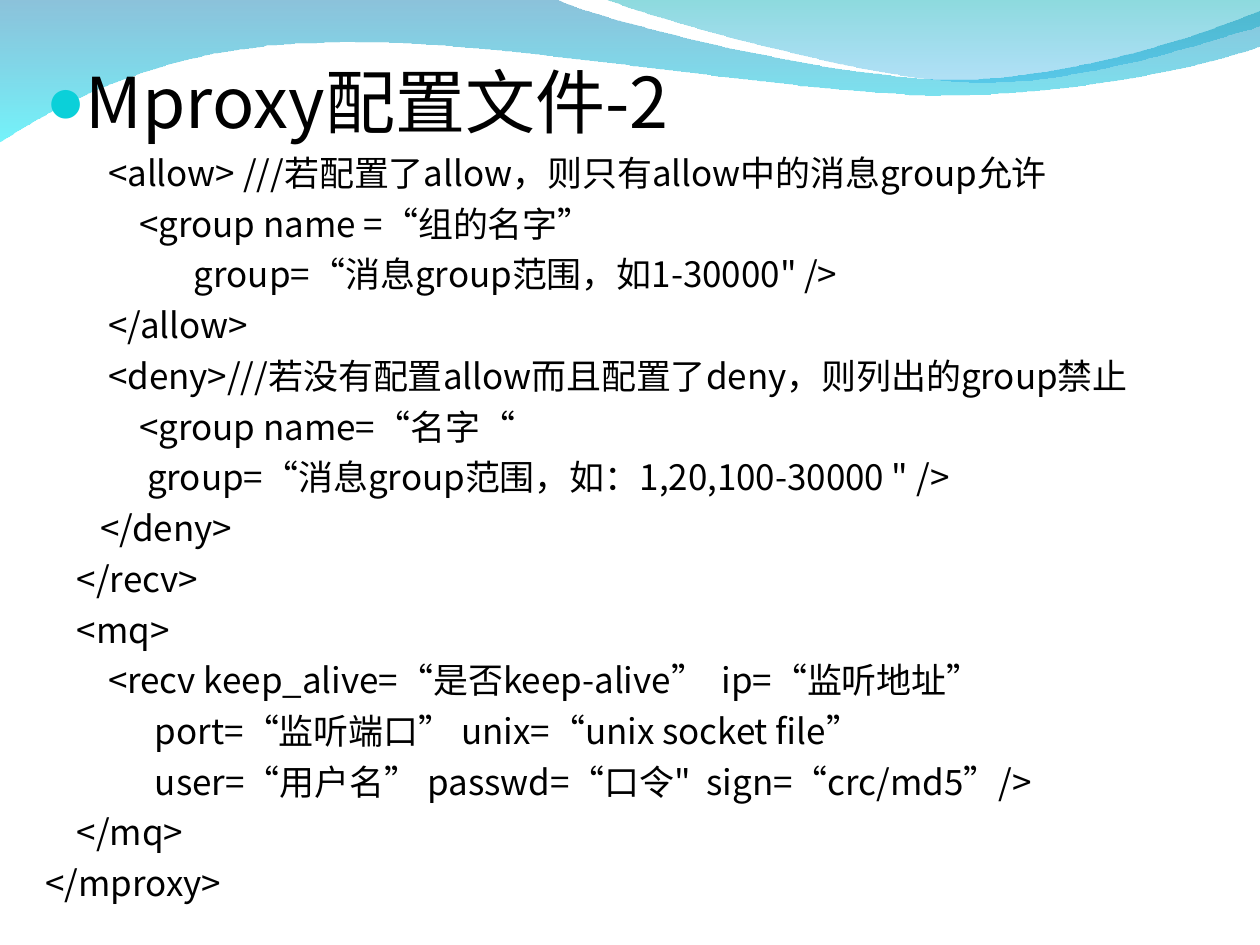
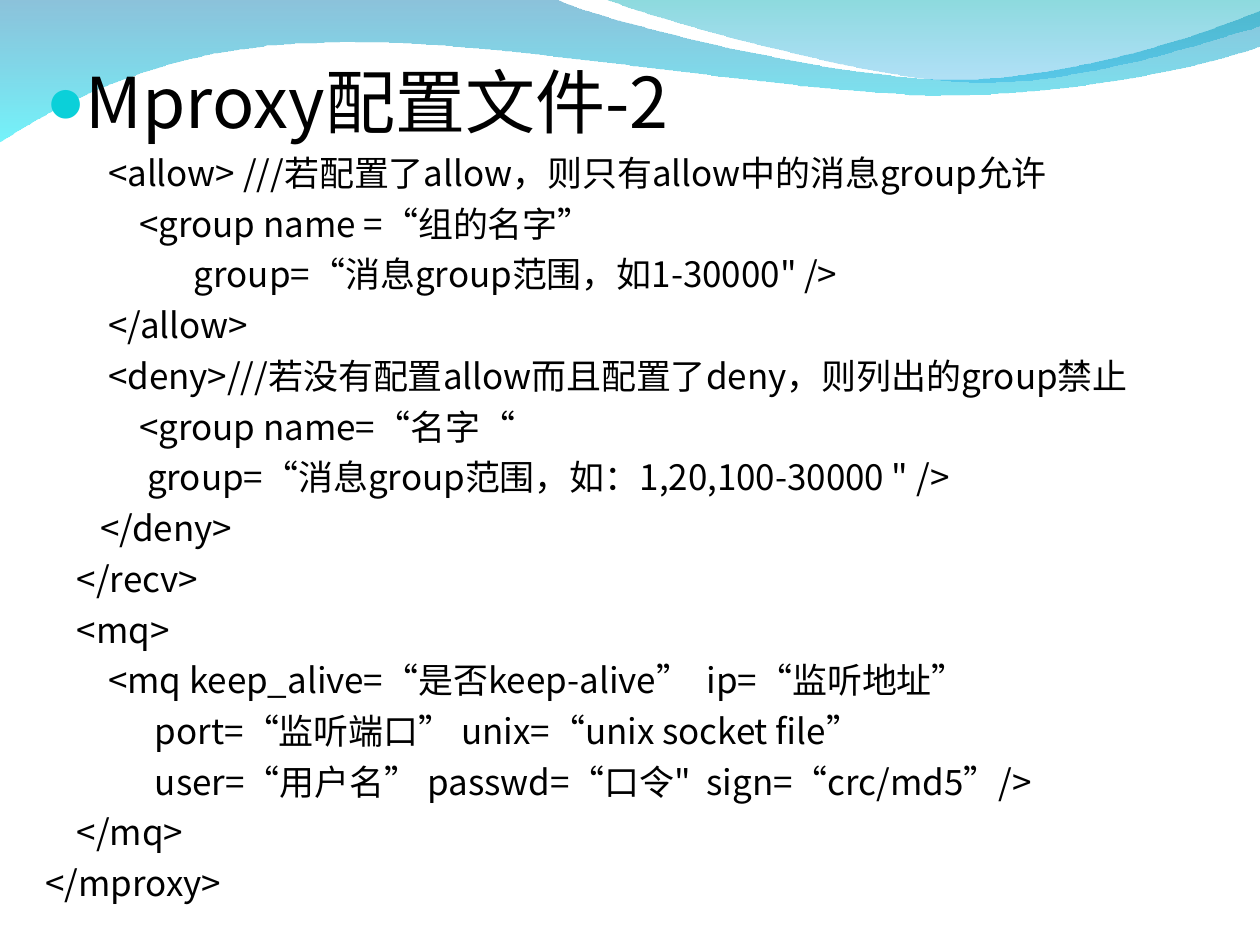
Before and after one commit to burstas/cwinux-mq, a slide deck: slide 13 of mq/doc/mq_introduce.ppt. Drawn at 1260x945 pixels with LibreOffice and Linux fonts; fonts in the diff are those of the drawing; background and template pictures are left out. Boxes give left, top, right and bottom in pixels: in the first picture for what was removed or moved away, otherwise in the second. Text is boxed around its words. In the diff, an @@ line names an element or a change of style, - is before the commit and + after.

```diff
--- a/mq/doc/mq_introduce.ppt
+++ b/mq/doc/mq_introduce.ppt
@@ text at box(108, 663, 967, 701): text changed @@
-<recv keep_alive=“是否keep-alive” ip=“监听地址”
+<mq keep_alive=“是否keep-alive” ip=“监听地址”
```
